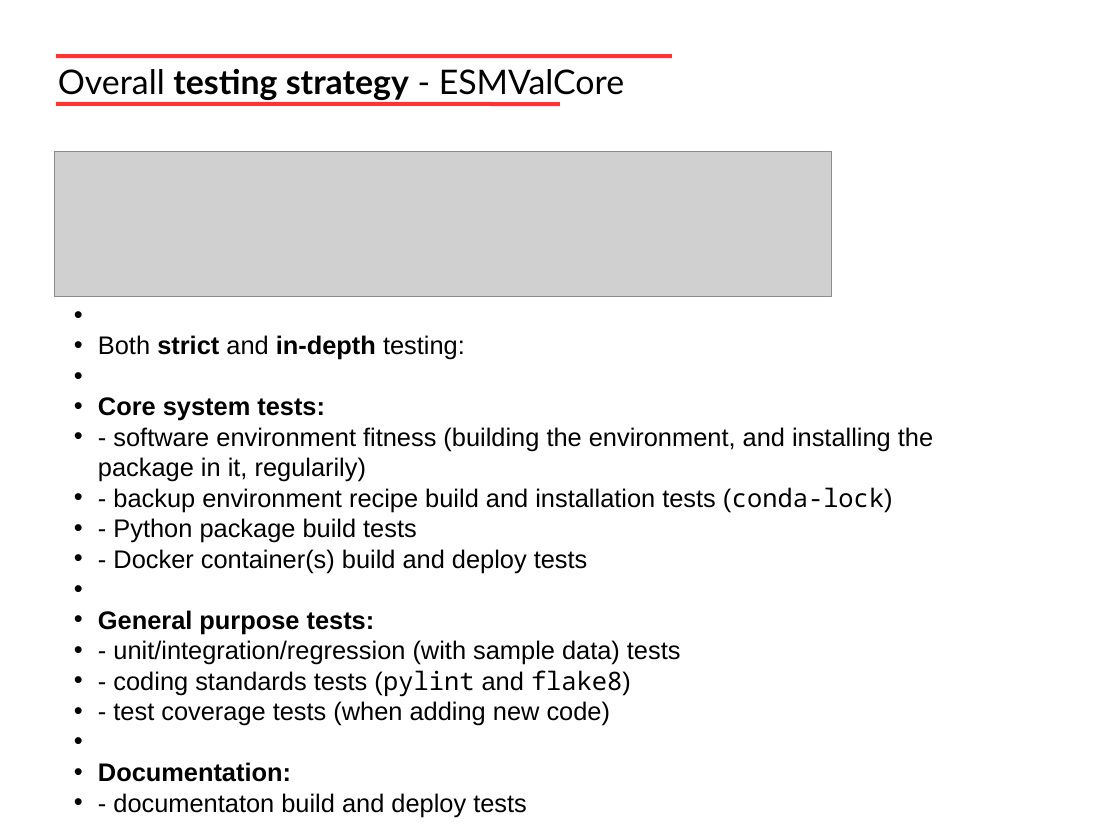
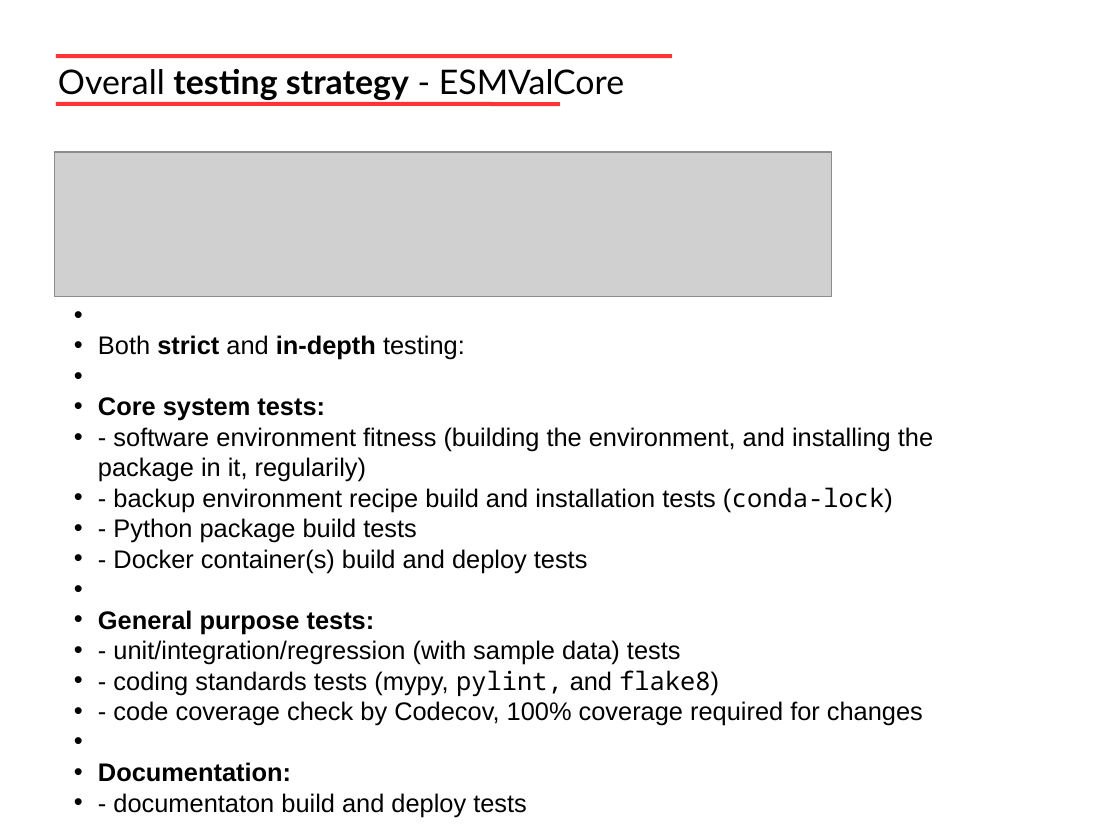
Before and after one commit to valeriupredoi/NCAR_Correctness_Workshop_9-10Nov2023_Talk, a slide deck: slide 6 of Predoi_Andela_Reliable-and-reproducible-Earth-System-Model-data-analysis-with-ESMValTool.pptx. Drawn at 1120x840 pixels with LibreOffice and Linux fonts; fonts in the diff are those of the drawing; grey boxes stand for pictures. Boxes give left, top, right and bottom in pixels: in the first picture for what was removed or moved away, otherwise in the second. Text is boxed around its words. In the diff, an @@ line names an element or a change of style, - is before the commit and + after.

```diff
--- a/Predoi_Andela_Reliable-and-reproducible-Earth-System-Model-data-analysis-with-ESMValTool.pptx
+++ b/Predoi_Andela_Reliable-and-reproducible-Earth-System-Model-data-analysis-with-ESMValTool.pptx
@@ text at (x1=98, y1=335, x2=933, y2=782): text changed @@
-• Both strict and in-depth testing:
-  Core system tests:
-  - software environment fitness (building the environment, and installing the package in it, regularily)
-  - backup environment recipe build and installation tests (conda-lock)
-  - Python package build tests
-  - Docker container(s) build and deploy tests
-  General purpose tests:
-  - unit/integration/regression (with sample data) tests
-  - coding standards tests (pylint and flake8)
-  - test coverage tests (when adding new code)
-  Documentation:
+• Both strict and in-depth testing:
+• Core system tests:
+• - software environment fitness (building the environment, and installing the package in it, regularily)
+• - backup environment recipe build and installation tests (conda-lock)
+• - Python package build tests
+• - Docker container(s) build and deploy tests
+• General purpose tests:
+• - unit/integration/regression (with sample data) tests
+• - coding standards tests (mypy, pylint, and flake8)
+• - code coverage check by Codecov, 100% coverage required for changes
+• Documentation:
```
Also in this commit, not shown: 7 other slides changed, 1 slide added, 1 other file.
